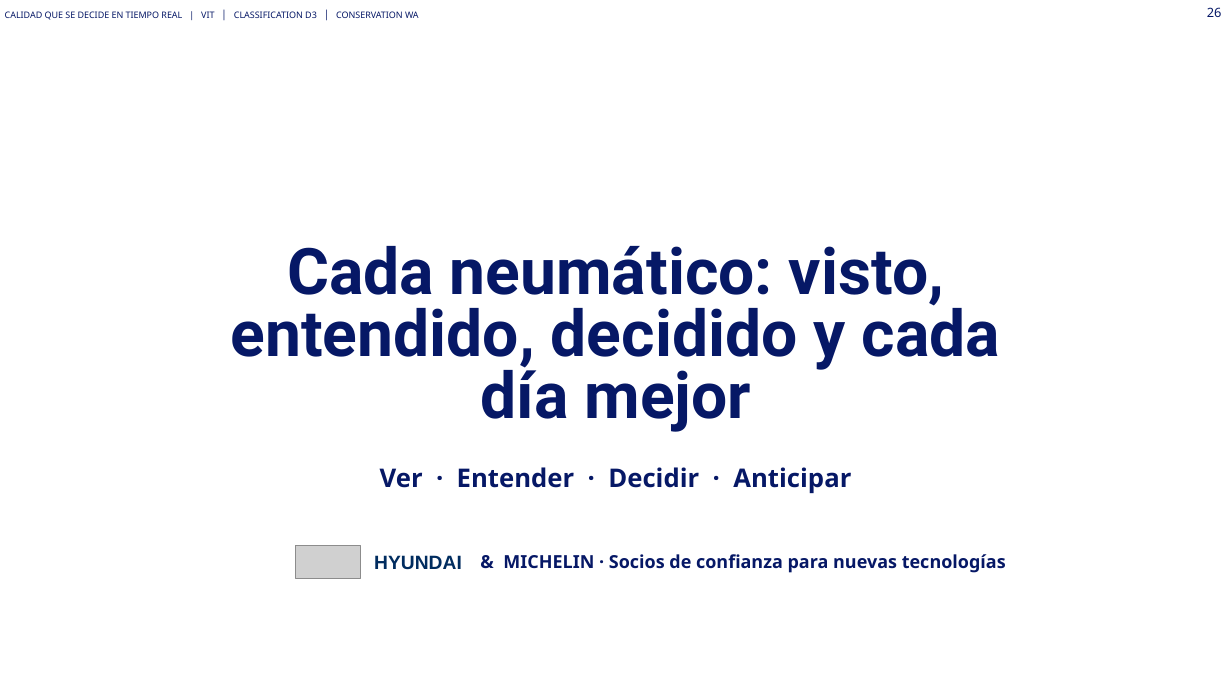
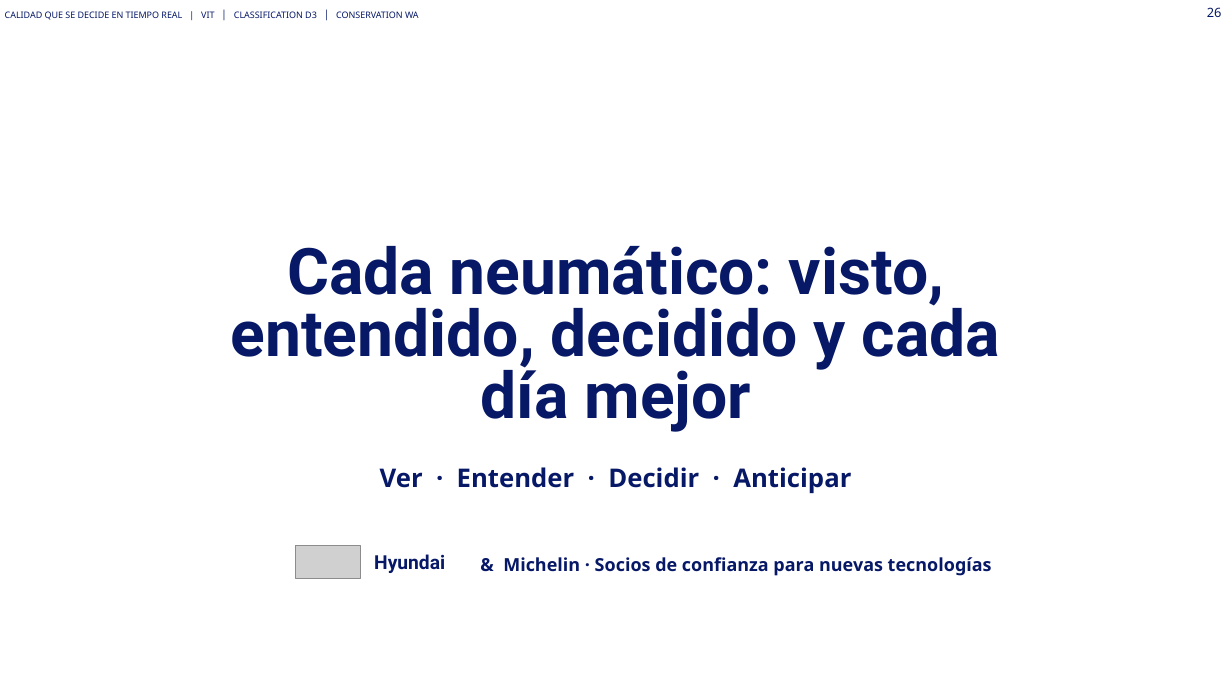
Before and after one commit to Asierenux/blank-app, a slide deck: slide 26 of presentaciones/Michelin_Hyundai_Fabricacion_Digital_ES_plantilla2026.pptx. Drawn at 1232x693 pixels with LibreOffice and Linux fonts; fonts in the diff are those of the drawing; grey boxes stand for pictures; background and template pictures are left out. Boxes give left, top, right and bottom in pixels: in the first picture for what was removed or moved away, otherwise in the second. Text is boxed around its words. In the diff, an @@ line names an element or a change of style, - is before the commit and + after.

```diff
--- a/presentaciones/Michelin_Hyundai_Fabricacion_Digital_ES_plantilla2026.pptx
+++ b/presentaciones/Michelin_Hyundai_Fabricacion_Digital_ES_plantilla2026.pptx
@@ text at bbox=[374, 554, 445, 573]: text changed; font Arial to Roboto; text colour #002C5F to #061866 @@
-HYUNDAI
+Hyundai
@@ text at bbox=[503, 557, 992, 576]: text changed @@
-& MICHELIN · Socios de confianza para nuevas tecnologías
+& Michelin · Socios de confianza para nuevas tecnologías
```
Also in this commit, not shown: 20 other slides changed, 1 other file.
